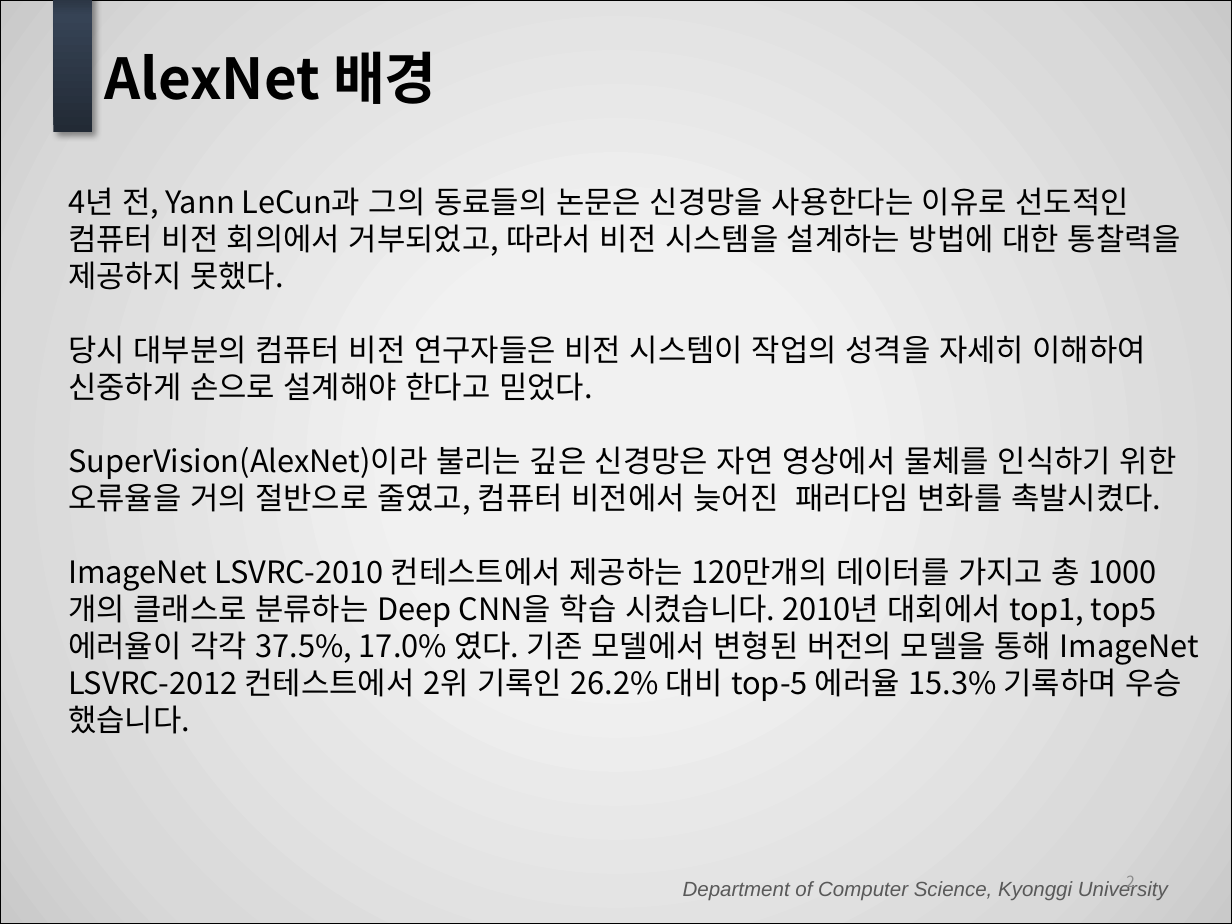
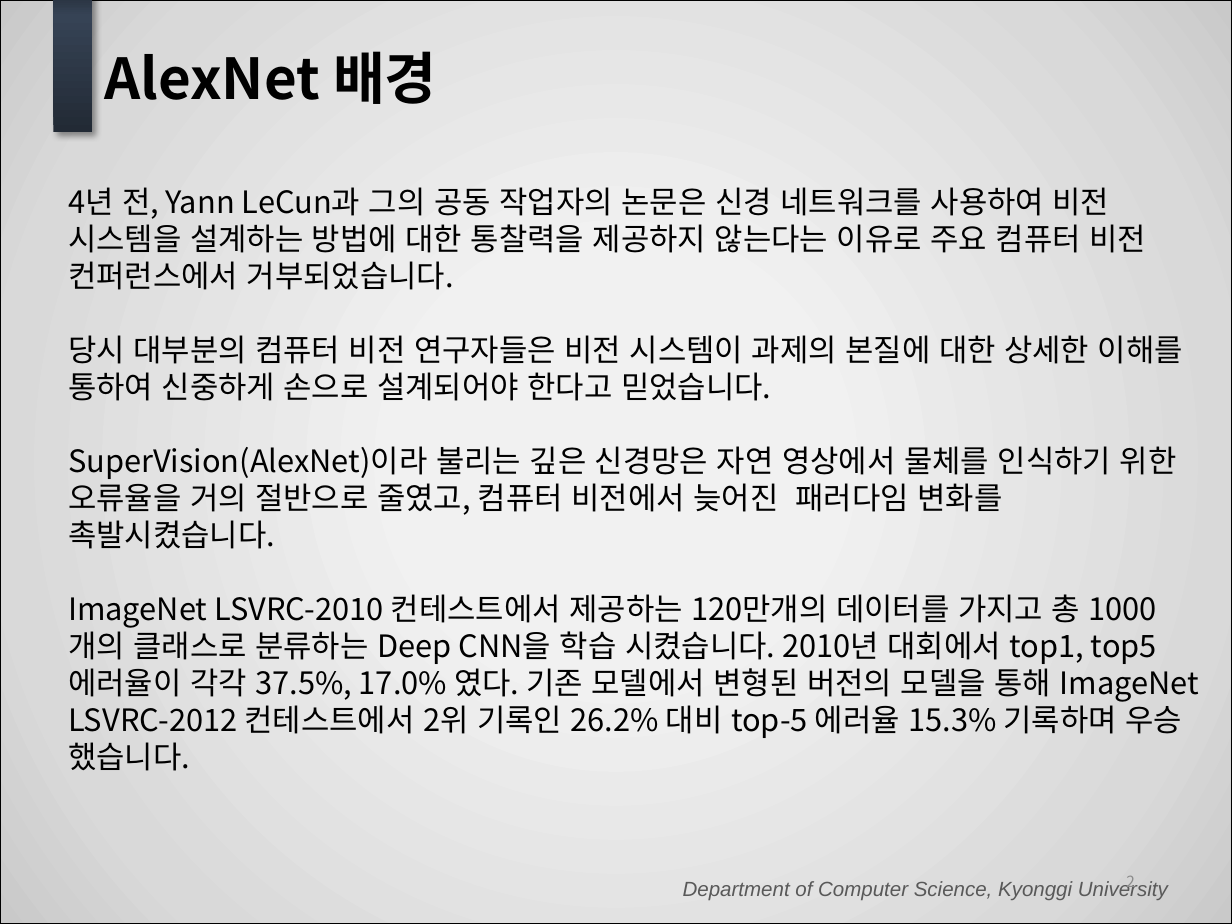
Before and after one commit to Lay4U/ROTS_StepByStep, a slide deck: slide 2 of 세미나/AlexNet (김형래).pptx. Drawn at 1232x924 pixels with LibreOffice and Linux fonts; fonts in the diff are those of the drawing; background and template pictures are left out. Boxes give left, top, right and bottom in pixels: in the first picture for what was removed or moved away, otherwise in the second. Text is boxed around its words. In the diff, an @@ line names an element or a change of style, - is before the commit and + after.

```diff
--- a/세미나/AlexNet (김형래).pptx
+++ b/세미나/AlexNet (김형래).pptx
@@ text at bbox=[68, 187, 1183, 549]: text changed @@
-4년 전, Yann LeCun과 그의 동료들의 논문은 신경망을 사용한다는 이유로 선도적인 컴퓨터 비전 회의에서 거부되었고, 따라서 비전 시스템을 설계하는 방법에 대한 통찰력을 제공하지 못했다.
-당시 대부분의 컴퓨터 비전 연구자들은 비전 시스템이 작업의 성격을 자세히 이해하여 신중하게 손으로 설계해야 한다고 믿었다.
-SuperVision(AlexNet)이라 불리는 깊은 신경망은 자연 영상에서 물체를 인식하기 위한 오류율을 거의 절반으로 줄였고, 컴퓨터 비전에서 늦어진 패러다임 변화를 촉발시켰다.
+4년 전, Yann LeCun과 그의 공동 작업자의 논문은 신경 네트워크를 사용하여 비전 시스템을 설계하는 방법에 대한 통찰력을 제공하지 않는다는 이유로 주요 컴퓨터 비전 컨퍼런스에서 거부되었습니다.
+당시 대부분의 컴퓨터 비전 연구자들은 비전 시스템이 과제의 본질에 대한 상세한 이해를 통하여 신중하게 손으로 설계되어야 한다고 믿었습니다.
+SuperVision(AlexNet)이라 불리는 깊은 신경망은 자연 영상에서 물체를 인식하기 위한 오류율을 거의 절반으로 줄였고, 컴퓨터 비전에서 늦어진 패러다임 변화를 촉발시켰습니다.
```
Also in this commit, not shown: 1 other slide changed, 1 other file.
